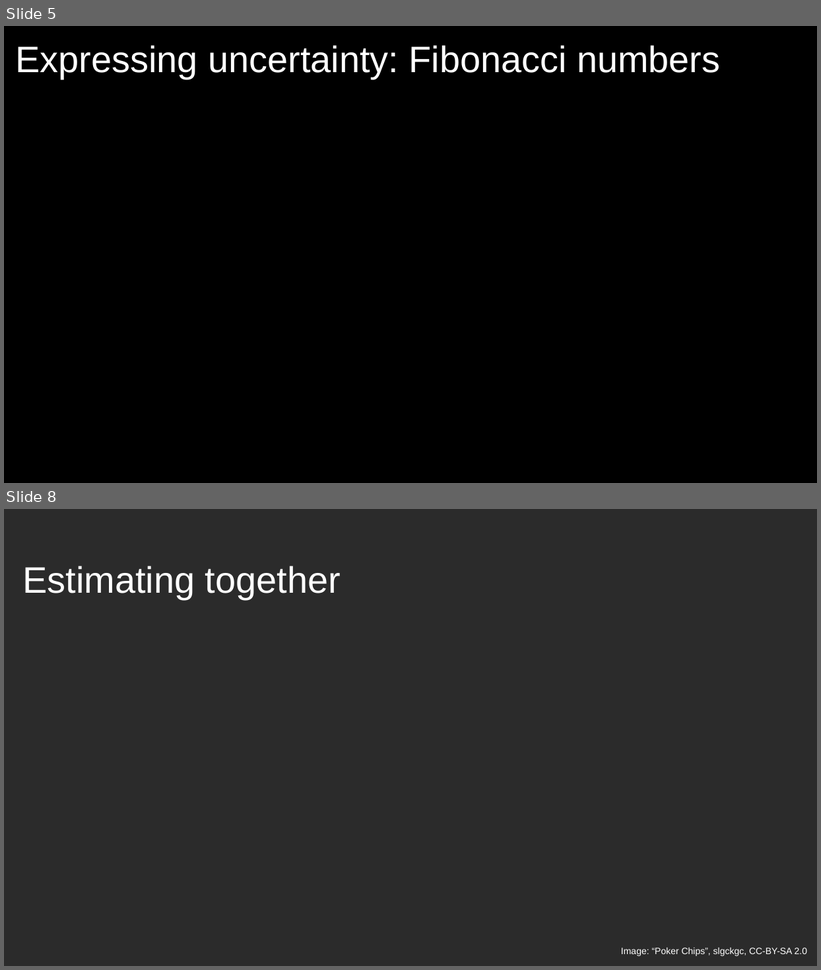
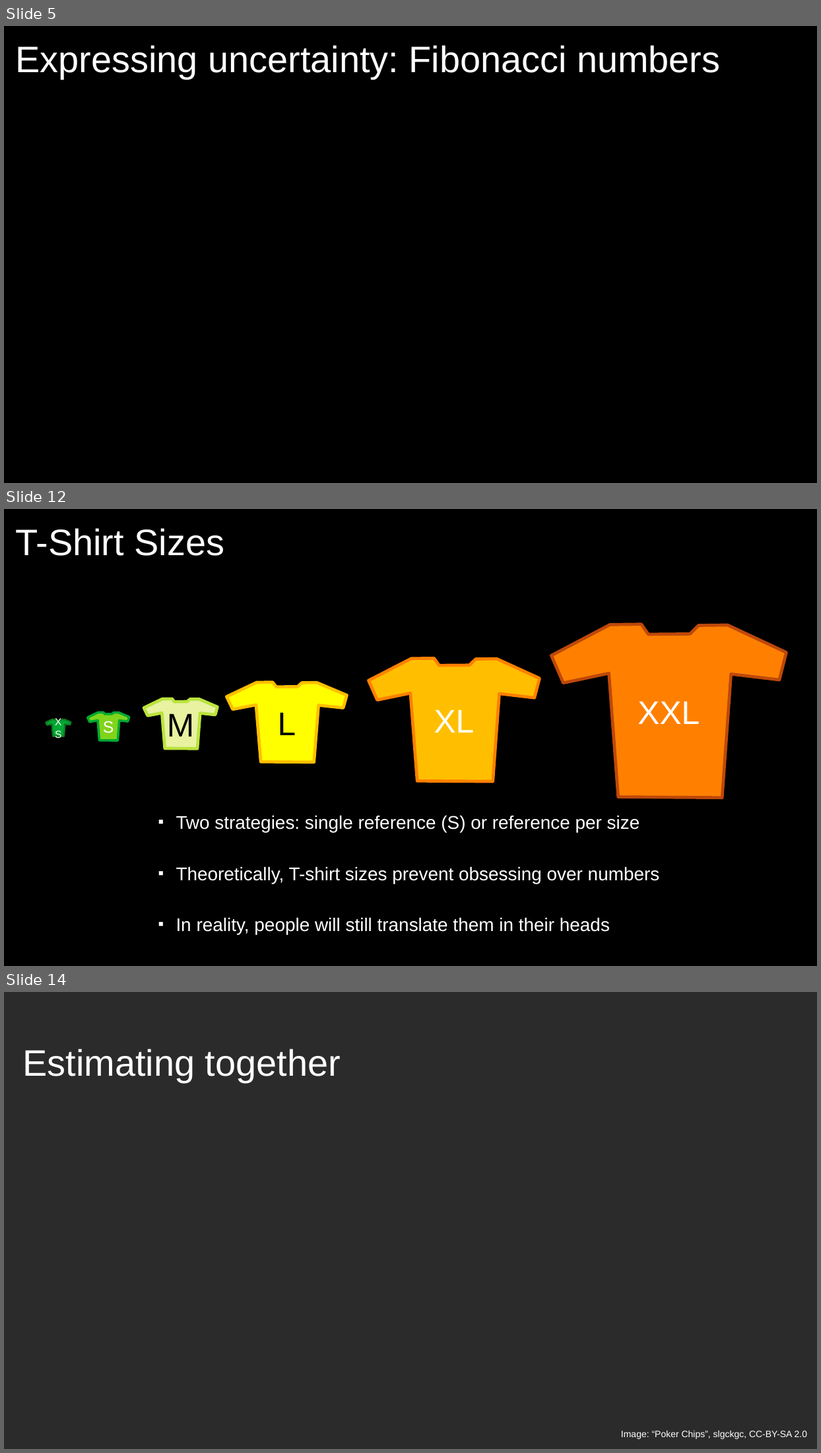
Before and after one commit to exasol/tutorials, a slide deck: estimating/estimating.odp. Shown one above the other, each under a label of ours: slides 5 and 8 before the commit, slides 5, 12 and 14 after it; the slides between them are not shown. The pictures are 821x970 and 821x1453 pixels, drawn with LibreOffice and Linux fonts; fonts in the diff are those of the drawing; background and template pictures are left out; a plain dark background stands for a picture behind light text. Boxes give left, top, right and bottom in pixels: in the first picture for what was removed or moved away, otherwise in the second. Text is boxed around its words. In the diff, an @@ line names an element or a change of style, - is before the commit and + after.

```diff
--- a/estimating/estimating.odp
+++ b/estimating/estimating.odp
@@ slide 12 added at [4,509,817,966], background #000000 @@
@@ title added at [16,528,224,556], 36 pt, text #FFFFFF @@
+T-Shirt Sizes
@@ freeform shape added at [552,624,787,797], fill #FF8000, outline #BE480A 3 pt, 32 pt, text #FFFFFF @@
+XXL
@@ freeform shape added at [368,659,540,782], fill #FFBF00, outline #FF8000 3 pt, 32 pt, text #FFFFFF @@
+XL
@@ freeform shape added at [227,683,347,762], fill #FFFF00, outline #FFBF00 3 pt, 32 pt, text #000000 @@
+L
@@ freeform shape added at [144,699,218,749], fill #E8F2A1, outline #BBE33D 3 pt, 32 pt, text #000000 @@
+M
@@ freeform shape added at [46,720,71,736], fill #00A933, outline #127622 1.5 pt, 10 pt, text #FFFFFF @@
+XS
@@ freeform shape added at [87,713,129,741], fill #81D41A, outline #00A933 2.3 pt, 16 pt, text #FFFFFF @@
+S
@@ text added at [176,815,660,935], 18 pt, text #FFFFFF @@
+■ Two strategies: single reference (S) or reference per size
+■ Theoretically, T-shirt sizes prevent obsessing over numbers
+■ In reality, people will still translate them in their heads
@@ what was slide 8 is now slide 14 @@
```
Also in this commit, not shown: 11 slides changed, 5 other slides added.
